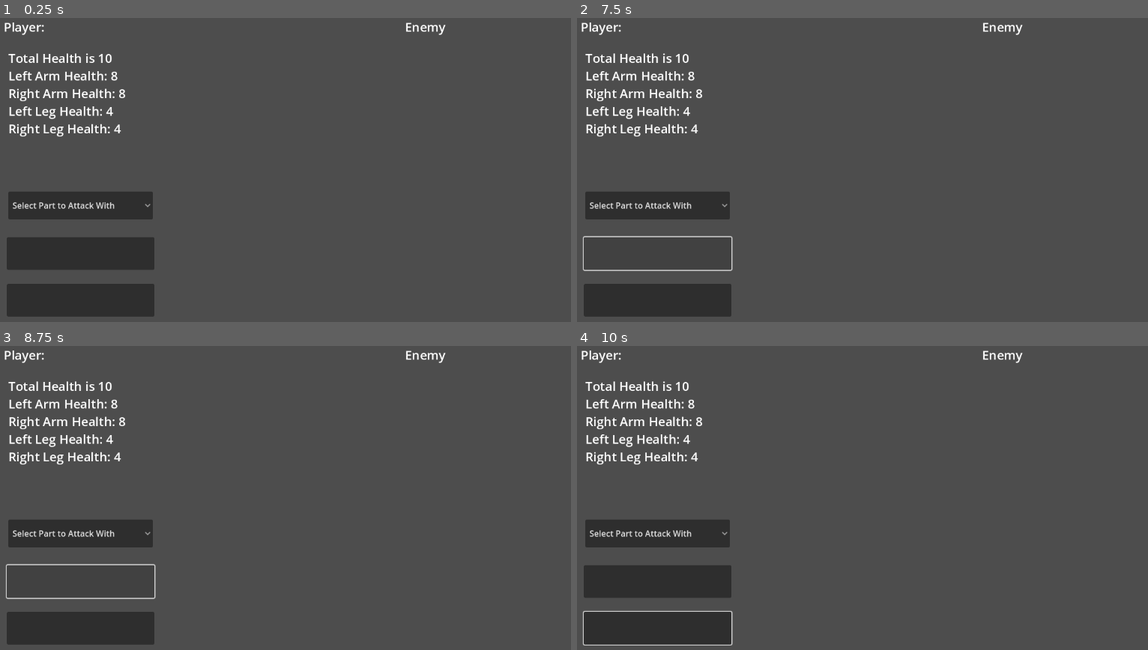
Above: before the commit, frames 1-4 (two rows, left to right).
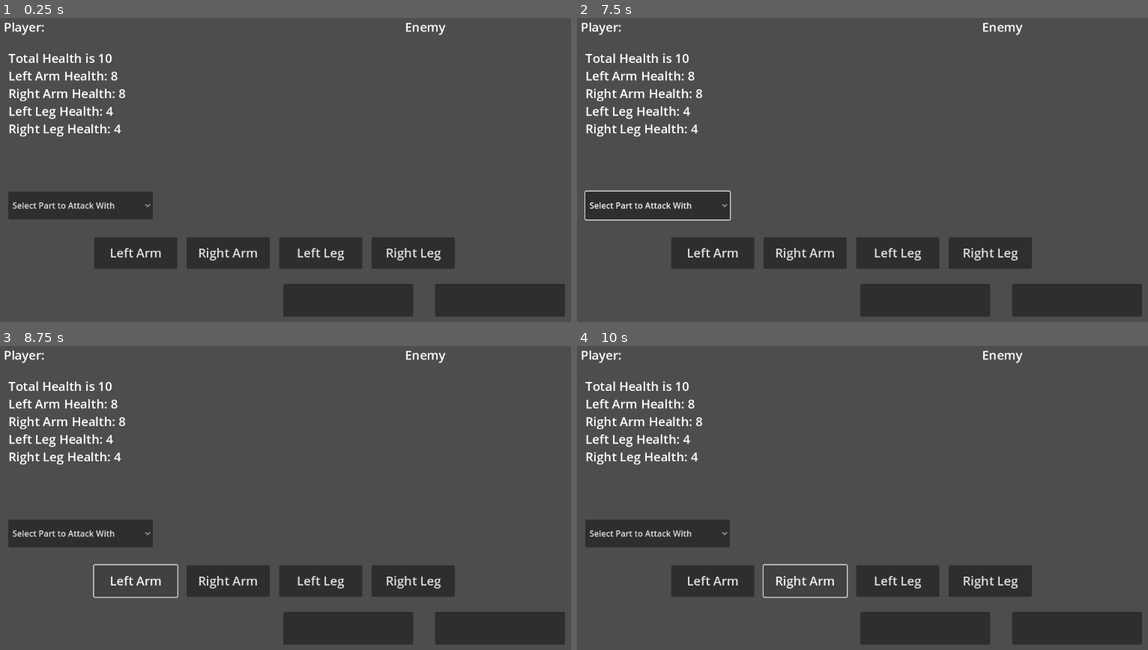
Above: after the commit, the same moments.

Repository: jdcalvelli/jrpg-staged-combat-prototype
Game: Godot game, scene res://Scenes/test_scene_CAM.tscn
Same seed, same stepped clock (60 frames per second), same inputs: the game is played once before the commit and once after it. This scene is started directly instead of the project's main scene.
Inputs (mouse positions are in pixels of both pictures, inside the frame that each line leads up to; where the layout moved, square brackets give the same spot in the first picture):
- Up to frame 1 (0.25 s): no input
- Up to frame 2 (7.5 s): click (656, 252) at 0.52 s; click (714, 252) at 1.25 s, where only the run after the commit has a clickable "Left Arm"; click (925, 300) [656, 300] at 2 s; click (805, 252) at 2.75 s, where only the run after the commit has a clickable "Right Arm"; click (896, 252) at 3.5 s, where only the run after the commit has a clickable "Left Leg"; click (988, 252) at 4.25 s, where only the run after the commit has a clickable "Right Leg"; click (1079, 300) at 5.02 s; click "Select Part to Attack With" at 5.75 s; click "Select Part to Attack With" at 6.5 s; click (656, 252) at 7.27 s
- Up to frame 3 (8.75 s): click (137, 580) at 8 s, where only the run after the commit has a clickable "Left Arm"
- Up to frame 4 (10 s): click (925, 628) [656, 628] at 8.75 s; click (805, 580) at 9.5 s, where only the run after the commit has a clickable "Right Arm"

The runs differ from the first frame. In frame 1, 14% of the frame differs, in the area x 1-99%, y 72-99%; in frame 2, 13%; in frame 3, 13%; in frame 4, 13%.

Commit message:
added buttons in CAM scene; pressing them will initiate an action point to count down and once it's at zero a state transition will occur.

Diff:
--- a/Scenes/test_scene_CAM.tscn
+++ b/Scenes/test_scene_CAM.tscn
@@ -69,17 +69,52 @@
 grow_vertical = 2
 script = SubResource("GDScript_r0eeu")
 
-[node name="DefendButton" type="Button" parent="GameManager"]
-offset_left = 29.0
+[node name="LeftArmButton" type="Button" parent="GameManager"]
+offset_left = 197.0
 offset_top = 447.0
-offset_right = 313.0
-offset_bottom = 510.0
+offset_right = 357.0
+offset_bottom = 508.0
+theme_override_font_sizes/font_size = 24
+text = "Left Arm
+"
+
+[node name="RightArmButton" type="Button" parent="GameManager"]
+offset_left = 375.0
+offset_top = 447.0
+offset_right = 535.0
+offset_bottom = 508.0
+theme_override_font_sizes/font_size = 24
+text = "Right Arm"
+
+[node name="LeftLegButton" type="Button" parent="GameManager"]
+offset_left = 553.0
+offset_top = 447.0
+offset_right = 713.0
+offset_bottom = 508.0
+theme_override_font_sizes/font_size = 24
+text = "Left Leg
+"
+
+[node name="RightLegButton" type="Button" parent="GameManager"]
+offset_left = 731.0
+offset_top = 447.0
+offset_right = 891.0
+offset_bottom = 508.0
+theme_override_font_sizes/font_size = 24
+text = "Right Leg
+"
+
+[node name="DefendButton2" type="Button" parent="GameManager"]
+offset_left = 561.0
+offset_top = 537.0
+offset_right = 811.0
+offset_bottom = 600.0
 theme_override_font_sizes/font_size = 24
 
-[node name="DefendButton2" type="Button" parent="GameManager"]
-offset_left = 29.0
+[node name="DefendButton3" type="Button" parent="GameManager"]
+offset_left = 853.0
 offset_top = 537.0
-offset_right = 313.0
+offset_right = 1103.0
 offset_bottom = 600.0
 theme_override_font_sizes/font_size = 24
 
@@ -95,3 +130,8 @@
 
 [node name="PlayerController" type="Node2D" parent="."]
 script = ExtResource("2_2iocr")
+
+[connection signal="button_down" from="GameManager/LeftArmButton" to="GameManager" method="_on_left_arm_button_button_down"]
+[connection signal="button_down" from="GameManager/RightArmButton" to="GameManager" method="_on_right_arm_button_button_down"]
+[connection signal="button_down" from="GameManager/LeftLegButton" to="GameManager" method="_on_left_leg_button_button_down"]
+[connection signal="button_down" from="GameManager/RightLegButton" to="GameManager" method="_on_right_leg_button_button_down"]
--- a/Scripts/GameManager.gd
+++ b/Scripts/GameManager.gd
@@ -10,6 +10,8 @@
 
 enum States {START, PLAYER_TURN, PLAYER_CALC, ENEMY_TURN, ENEMY_CALC, END}
 var _state: int
+
+var _actionPoints: int
 
 # Called when the node enters the scene tree for the first time.
 # this is start
@@ -55,7 +57,14 @@
 # this is update
 # not being used right now
 func _process(delta):
+	_transition_to_player_calc()
+	pass
 
+func _transition_to_player_calc():
+	if _state != States.PLAYER_TURN: return
+	if _actionPoints > 0: return
+	_state +=1
+	_change_state(_state)
 	pass
 
 func _on_item_selected(id):
@@ -83,7 +92,10 @@
 
 	match _state:
 		States.START:
+			_actionPoints = 2 #sets player action points.
 			print("Start State")
+			_state += 1
+			_change_state(_state)
 			pass
 		States.PLAYER_TURN:
 			print("Start Player Turn")
@@ -101,3 +113,25 @@
 			print("End of Combat")
 			pass
 	pass
+
+
+func _on_left_arm_button_button_down():
+	#unless state is PLAYER_TURN;
+	if _state != States.PLAYER_TURN: return
+	_add_attack_to_queue("Left Arm")
+
+func _on_right_arm_button_button_down():
+	if _state != States.PLAYER_TURN: return
+	_add_attack_to_queue("Right Arm")
+
+func _on_left_leg_button_button_down():
+	if _state != States.PLAYER_TURN: return
+	_add_attack_to_queue("Left Leg")
+
+func _on_right_leg_button_button_down():
+	if _state != States.PLAYER_TURN: return
+	_add_attack_to_queue("Right Leg")
+
+func _add_attack_to_queue(_partname: String):
+	_actionPoints -= 1
+	print("%s is Queued" % _partname)
